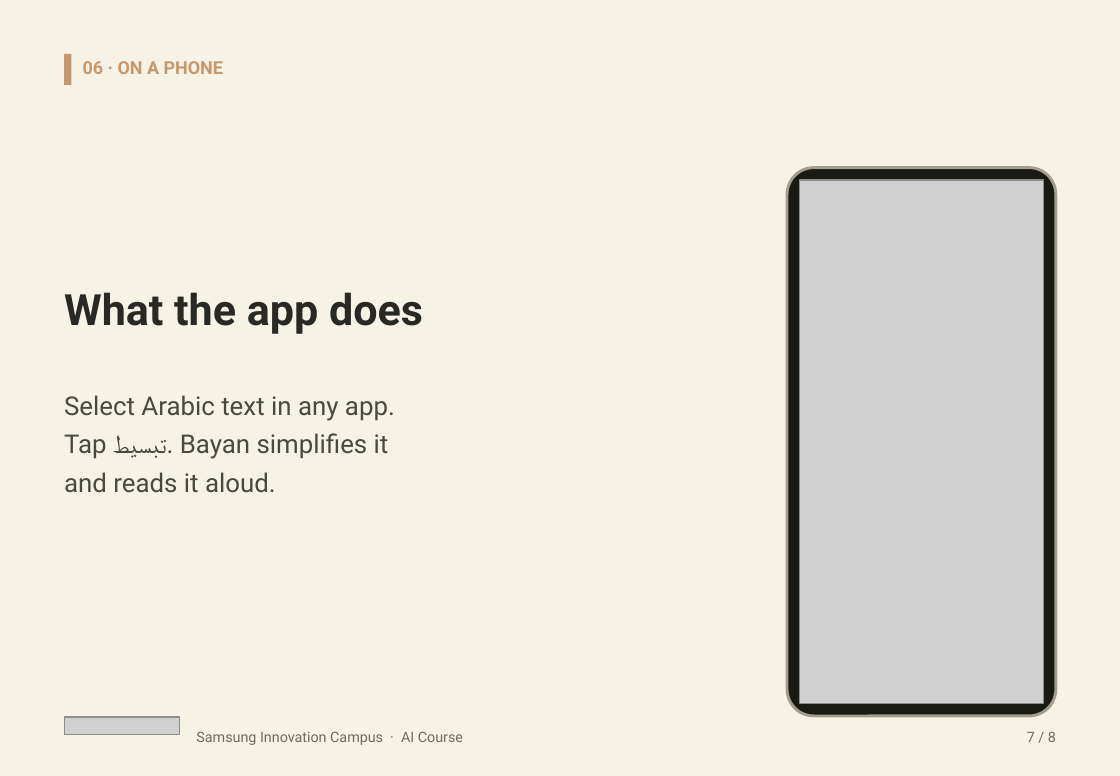
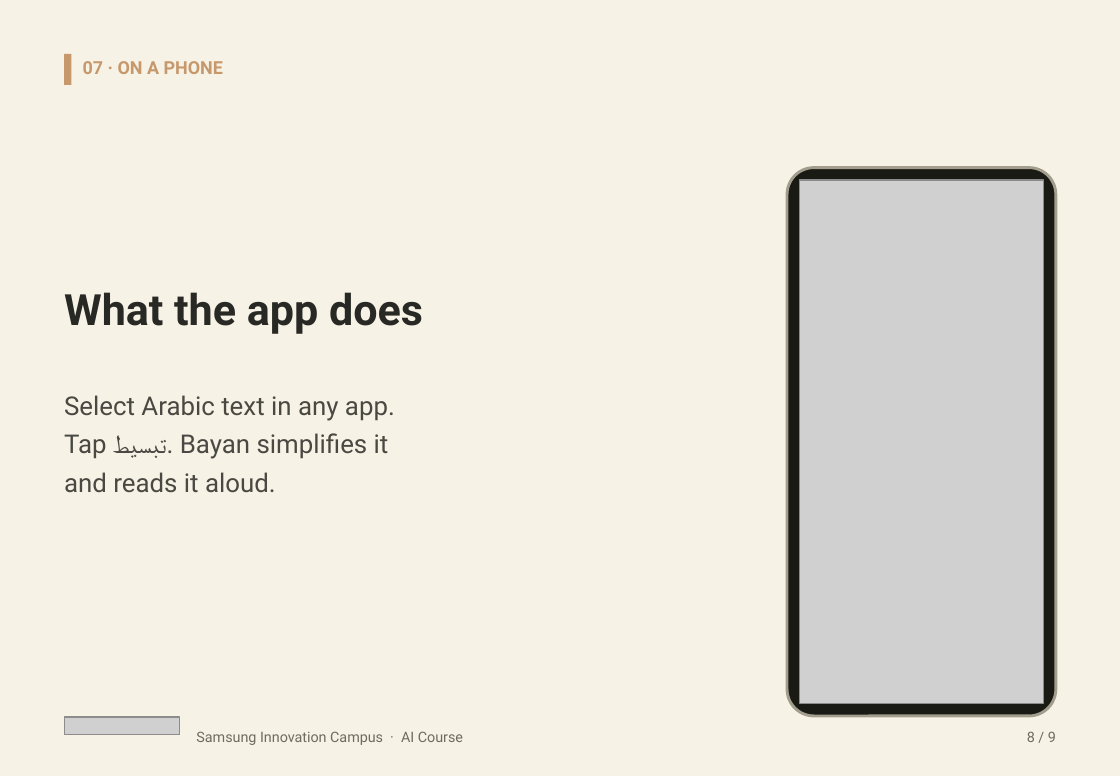
Before and after one commit to Cogni-Libya/Bayan, a slide deck: slide 20 of deliverables/04_presentation/Bayan_Submission.pptx (slide 18 before the commit). Drawn at 1120x776 pixels with LibreOffice and Linux fonts; fonts in the diff are those of the drawing; grey boxes stand for pictures. Boxes give left, top, right and bottom in pixels: in the first picture for what was removed or moved away, otherwise in the second. Text is boxed around its words. In the diff, an @@ line names an element or a change of style, - is before the commit and + after.

```diff
--- a/deliverables/04_presentation/Bayan_Submission.pptx
+++ b/deliverables/04_presentation/Bayan_Submission.pptx
@@ text at bbox=[83, 61, 223, 74]: text changed @@
-06 · ON A PHONE
+07 · ON A PHONE
@@ text at bbox=[1027, 731, 1056, 742]: text changed @@
-7 / 8
+8 / 9
```
Also in this commit, not shown: 19 other slides changed, 2 slides added, 21 other files.
